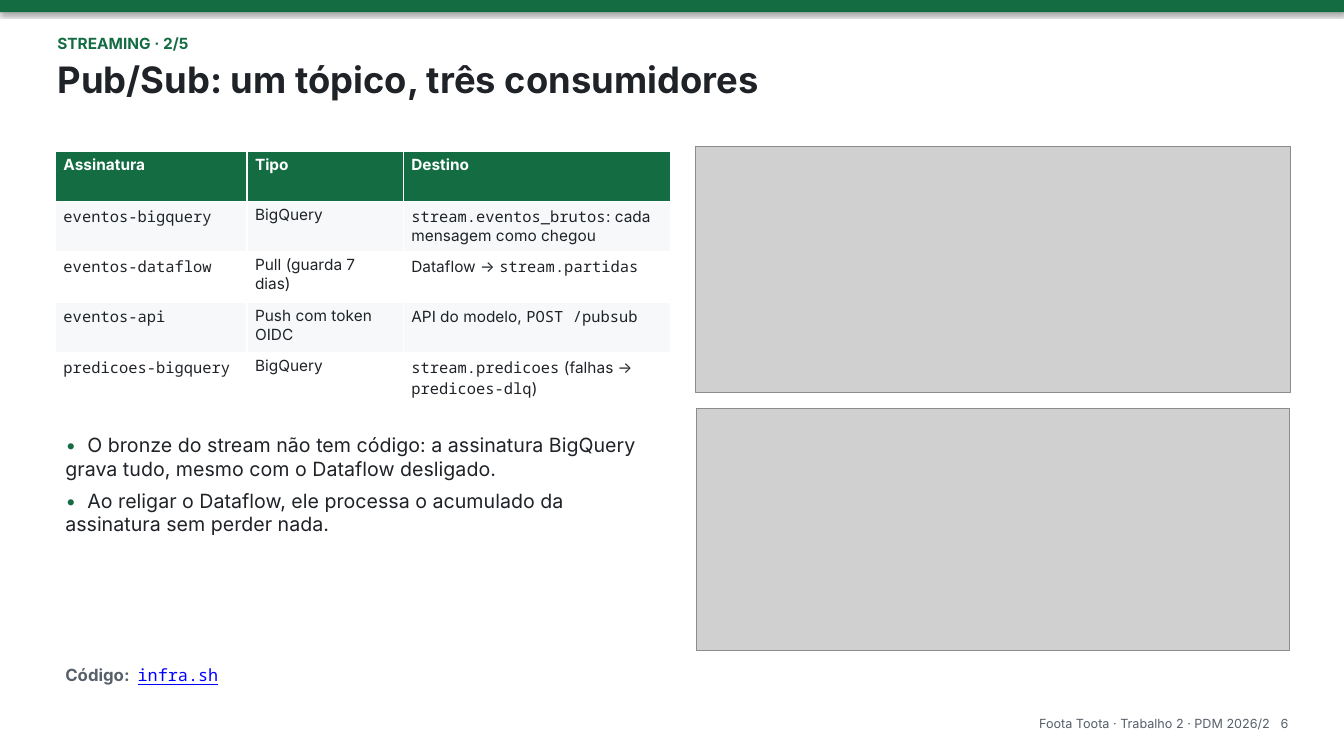
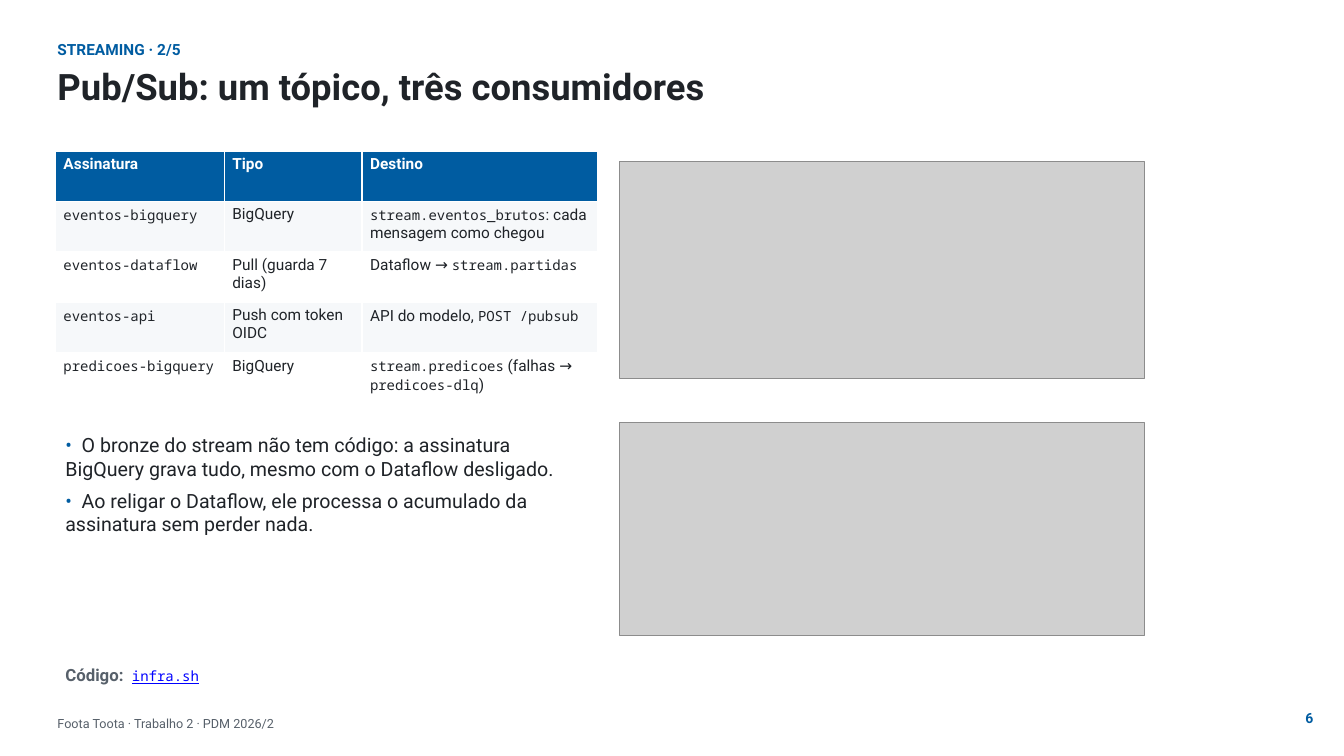
Before and after one commit to phael-exe/foota-toota, a slide deck: slide 6 of docs/apresentacao/trabalho2.pptx. Drawn at 1344x756 pixels with LibreOffice and Linux fonts; fonts in the diff are those of the drawing; grey boxes stand for pictures; background and template pictures are left out. Boxes give left, top, right and bottom in pixels: in the first picture for what was removed or moved away, otherwise in the second. Text is boxed around its words. In the diff, an @@ line names an element or a change of style, - is before the commit and + after.

```diff
--- a/docs/apresentacao/trabalho2.pptx
+++ b/docs/apresentacao/trabalho2.pptx
@@ rectangle removed at box(0, 0, 1344, 12) @@
@@ text "STREAMING · 2/5" at box(57, 44, 180, 56): font Inter to Roboto, text colour #146C43 to #005CA1 @@
@@ text "Pub/Sub: um tópico, três consumidores": place and size @@
-text "Pub/Sub: um tópico, três consumidores" at box(57, 65, 759, 101)
+text "Pub/Sub: um tópico, três consumidores" at box(57, 72, 705, 108)
@@ text "Pub/Sub: um tópico, três consumidores" at box(57, 72, 705, 108): font Inter to Roboto @@
@@ table at box(55, 151, 599, 403) @@
@@ fill #146C43 to #005CA1 in row 1 @@
@@ font Inter to Roboto in "Assinatura", "Tipo", "Destino", "BigQuery" and 7 more places @@
@@ size 11 to 10 pt in "eventos-bigquery", "stream.eventos_brutos:", "eventos-dataflow", "stream.partidas" and 4 more places @@
@@ table: place and size @@
-table at box(55, 151, 670, 403)
+table at box(55, 151, 599, 403)
@@ picture: place and size @@
-picture at box(696, 146, 1291, 392)
+picture at box(620, 161, 1144, 378)
@@ text "• O bronze do stream ..." at box(65, 437, 553, 535): font Inter to Roboto; text colour #146C43 to #005CA1 in "•", "•" @@
@@ picture: place and size @@
-picture at box(697, 408, 1291, 650)
+picture at box(620, 422, 1144, 636)
@@ text "Código: infra.sh" at box(65, 668, 199, 685): size 12 to 10 pt in "infra.sh"; font Inter to Roboto in "Código:" @@
@@ text at box(57, 718, 274, 729): text changed; font Inter to Roboto @@
-Foota Toota · Trabalho 2 · PDM 2026/2 6
+Foota Toota · Trabalho 2 · PDM 2026/2
@@ text added at box(1305, 713, 1313, 723), 10 pt, text #005CA1, bold @@
+6
```
Also in this commit, not shown: 16 other slides changed, 1 slide added, 4 other files.
